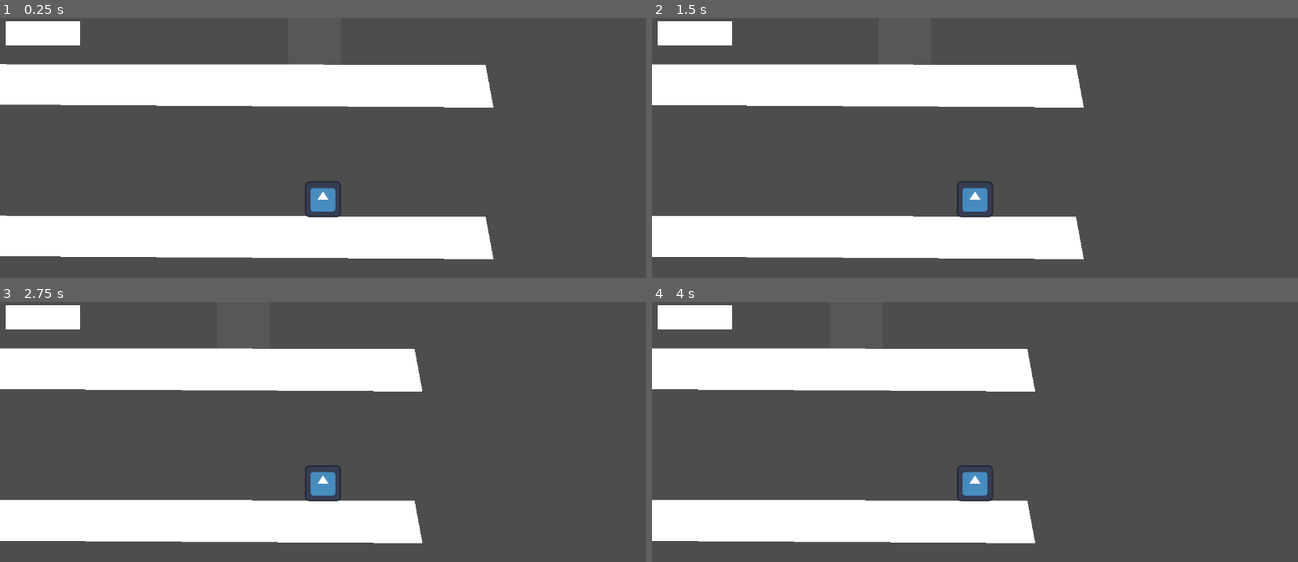
Above: before the commit, frames 1-4 (two rows, left to right).
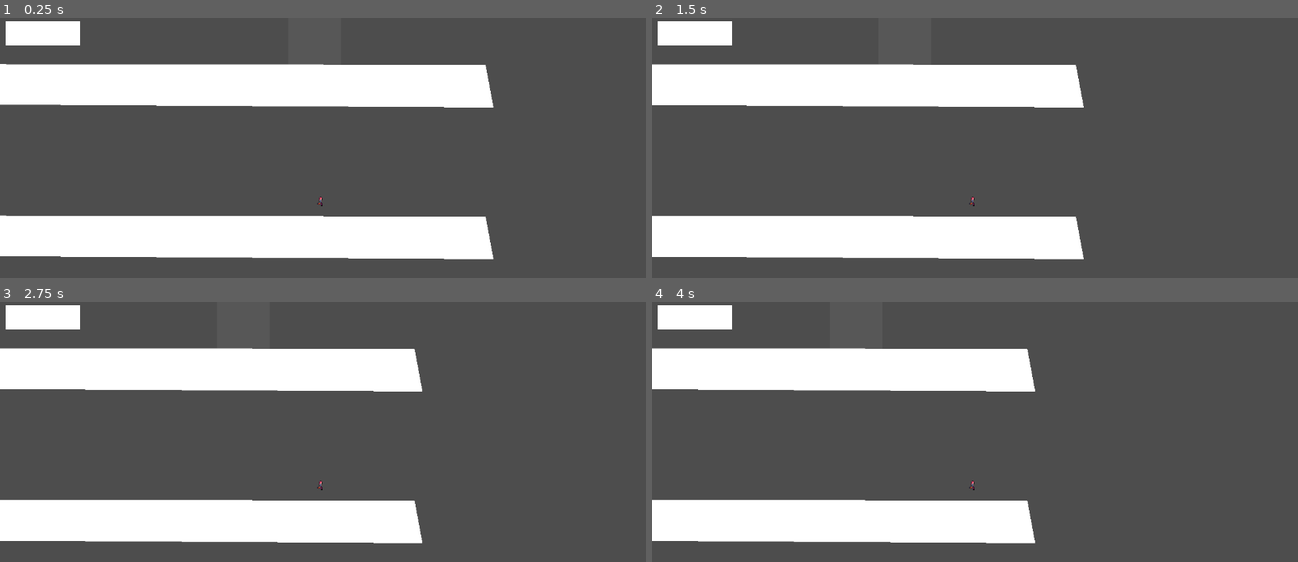
Above: after the commit, the same moments.

Repository: sppmacd/everything-has-to-end
Game: Godot game, scene res://main.tscn
Two runs of this game, one before a commit and one after it. Both use one fixed random seed, a clock stepped at 60 frames per second and the inputs below. The engine's default icon, where the game draws it, is replaced by a stand-in: a white triangle on a blue panel in a dark square.
Inputs:
- Up to frame 1 (0.25 s): no input
- Up to frame 2 (1.5 s): tap Enter at 0.5 s; hold D 0.53-1.28 s; tap E at 0.6, 1.35 s; hold A from 1.28 s (still down)
- Up to frame 3 (2.75 s): release A at 2.03 s; hold D from 2.03 s (still down); tap R at 2.1 s; tap E at 2.3 s
- Up to frame 4 (4 s): tap E at 2.85, 3.6 s; release D at 3.53 s; hold A from 3.53 s (still down)

The runs differ from the first frame. In frame 1, 0.5% of the frame differs, in the area x 47-53%, y 62-77%; in frame 2, 0.5%; in frame 3, 0.5%; in frame 4, 0.5%.

Commit message:
Player assets

Diff:
--- a/entities/player.gd
+++ b/entities/player.gd
@@ -6,32 +6,39 @@
 @onready var use_area: Area2D = $UseArea
 @onready var label_press_e_to_use = $PressEToUse
 var can_use_objects: bool = true
+var moving: bool = true
+
+func _animation_process(delta: float) -> void:
+	if moving:
+		$AnimationPlayer.play("run")
 
 func _physics_process(delta: float) -> void:
-    if Input.is_key_pressed(KEY_A):
-        position.x -= WALKING_SPEED * delta
-    if Input.is_key_pressed(KEY_D):
-        position.x += WALKING_SPEED * delta
-    velocity.y += 981 * delta
-    move_and_slide()
+	if Input.is_key_pressed(KEY_A):
+		position.x -= WALKING_SPEED * delta
+		moving = true
+	if Input.is_key_pressed(KEY_D):
+		position.x += WALKING_SPEED * delta
+		moving = true
+	velocity.y += 981 * delta
+	move_and_slide()
 
 
 func _find_usable_objects() -> Array[Node2D]:
-    var area = use_area.get_overlapping_bodies()
-    return area
+	var area = use_area.get_overlapping_bodies()
+	return area
 
 
 func _process(delta: float) -> void:
-    label_press_e_to_use.visible = len(_find_usable_objects()) > 0
+	label_press_e_to_use.visible = len(_find_usable_objects()) > 0
 
 
 func _unhandled_key_input(event: InputEvent) -> void:
-    if event is InputEventKey:
-        if event.keycode == KEY_E and event.is_pressed() and can_use_objects:
-            var uo = _find_usable_objects()
-            if len(uo) > 0:
-                uo[0]._action_use(self)
-                can_use_objects = false
+	if event is InputEventKey:
+		if event.keycode == KEY_E and event.is_pressed() and can_use_objects:
+			var uo = _find_usable_objects()
+			if len(uo) > 0:
+				uo[0]._action_use(self)
+				can_use_objects = false
 
-                var timer = get_tree().create_timer(0.1)
-                timer.timeout.connect(func(): self.can_use_objects = true)
+				var timer = get_tree().create_timer(0.1)
+				timer.timeout.connect(func(): self.can_use_objects = true)
--- a/entities/player.tscn
+++ b/entities/player.tscn
@@ -1,7 +1,91 @@
-[gd_scene load_steps=5 format=3 uid="uid://b0myivfh6cthu"]
+[gd_scene load_steps=17 format=3 uid="uid://b0myivfh6cthu"]
 
 [ext_resource type="Script" uid="uid://b2jbntfickj5g" path="res://entities/player.gd" id="1_b0kkn"]
-[ext_resource type="Texture2D" uid="uid://6eykslatvhl2" path="res://icon.svg" id="1_merdl"]
+[ext_resource type="Texture2D" uid="uid://bwvvogre6j1mh" path="res://assets/players/Punk/Punk_idle.png" id="2_e4p34"]
+[ext_resource type="Texture2D" uid="uid://cw5vuuyrvtupd" path="res://assets/players/Punk/Punk_run.png" id="3_rfe5m"]
+
+[sub_resource type="AtlasTexture" id="AtlasTexture_qly61"]
+atlas = ExtResource("2_e4p34")
+region = Rect2(0, 0, 48, 48)
+
+[sub_resource type="AtlasTexture" id="AtlasTexture_qsoyl"]
+atlas = ExtResource("2_e4p34")
+region = Rect2(48, 0, 48, 48)
+
+[sub_resource type="AtlasTexture" id="AtlasTexture_6nm46"]
+atlas = ExtResource("2_e4p34")
+region = Rect2(96, 0, 48, 48)
+
+[sub_resource type="AtlasTexture" id="AtlasTexture_i623q"]
+atlas = ExtResource("2_e4p34")
+region = Rect2(144, 0, 48, 48)
+
+[sub_resource type="AtlasTexture" id="AtlasTexture_ef06p"]
+atlas = ExtResource("3_rfe5m")
+region = Rect2(0, 0, 48, 48)
+
+[sub_resource type="AtlasTexture" id="AtlasTexture_tjdhl"]
+atlas = ExtResource("3_rfe5m")
+region = Rect2(48, 0, 48, 48)
+
+[sub_resource type="AtlasTexture" id="AtlasTexture_x08pd"]
+atlas = ExtResource("3_rfe5m")
+region = Rect2(96, 0, 48, 48)
+
+[sub_resource type="AtlasTexture" id="AtlasTexture_dchgp"]
+atlas = ExtResource("3_rfe5m")
+region = Rect2(144, 0, 48, 48)
+
+[sub_resource type="AtlasTexture" id="AtlasTexture_kdgjc"]
+atlas = ExtResource("3_rfe5m")
+region = Rect2(192, 0, 48, 48)
+
+[sub_resource type="AtlasTexture" id="AtlasTexture_q0i8f"]
+atlas = ExtResource("3_rfe5m")
+region = Rect2(240, 0, 48, 48)
+
+[sub_resource type="SpriteFrames" id="SpriteFrames_0i614"]
+animations = [{
+"frames": [{
+"duration": 1.0,
+"texture": SubResource("AtlasTexture_qly61")
+}, {
+"duration": 1.0,
+"texture": SubResource("AtlasTexture_qsoyl")
+}, {
+"duration": 1.0,
+"texture": SubResource("AtlasTexture_6nm46")
+}, {
+"duration": 1.0,
+"texture": SubResource("AtlasTexture_i623q")
+}],
+"loop": true,
+"name": &"idle",
+"speed": 5.0
+}, {
+"frames": [{
+"duration": 1.0,
+"texture": SubResource("AtlasTexture_ef06p")
+}, {
+"duration": 1.0,
+"texture": SubResource("AtlasTexture_tjdhl")
+}, {
+"duration": 1.0,
+"texture": SubResource("AtlasTexture_x08pd")
+}, {
+"duration": 1.0,
+"texture": SubResource("AtlasTexture_dchgp")
+}, {
+"duration": 1.0,
+"texture": SubResource("AtlasTexture_kdgjc")
+}, {
+"duration": 1.0,
+"texture": SubResource("AtlasTexture_q0i8f")
+}],
+"loop": true,
+"name": &"run",
+"speed": 5.0
+}]
 
 [sub_resource type="RectangleShape2D" id="RectangleShape2D_b0kkn"]
 size = Vector2(64, 64)
@@ -13,9 +97,10 @@
 z_index = 4096
 script = ExtResource("1_b0kkn")
 
-[node name="Sprite2D" type="Sprite2D" parent="."]
+[node name="Sprite2D" type="AnimatedSprite2D" parent="."]
 scale = Vector2(0.5, 0.5)
-texture = ExtResource("1_merdl")
+sprite_frames = SubResource("SpriteFrames_0i614")
+animation = &"run"
 
 [node name="CollisionShape2D" type="CollisionShape2D" parent="."]
 shape = SubResource("RectangleShape2D_b0kkn")
--- a/entities/stairs.gd
+++ b/entities/stairs.gd
@@ -1,7 +1,7 @@
 extends Node2D
 
 func target() -> Node2D:
-    return get_node("Target")
+	return get_node("Target")
 
 func _action_use(player: Player):
-    player.position = target().global_position
+	player.position = target().global_position
Binary file added: assets/players/Punk/Punk_idle.png
Not shown, added: assets/players/Punk/Punk_idle.png.import
Binary file added: assets/players/Punk/Punk_run.png
Not shown, added: assets/players/Punk/Punk_run.png.import
